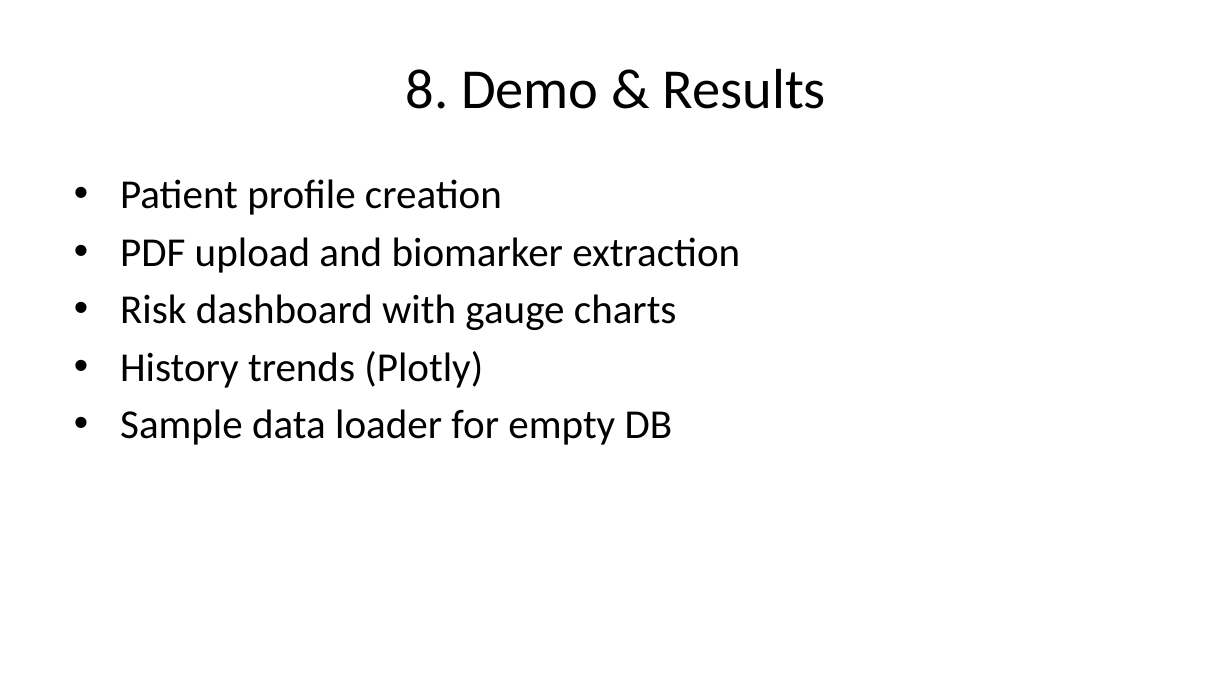
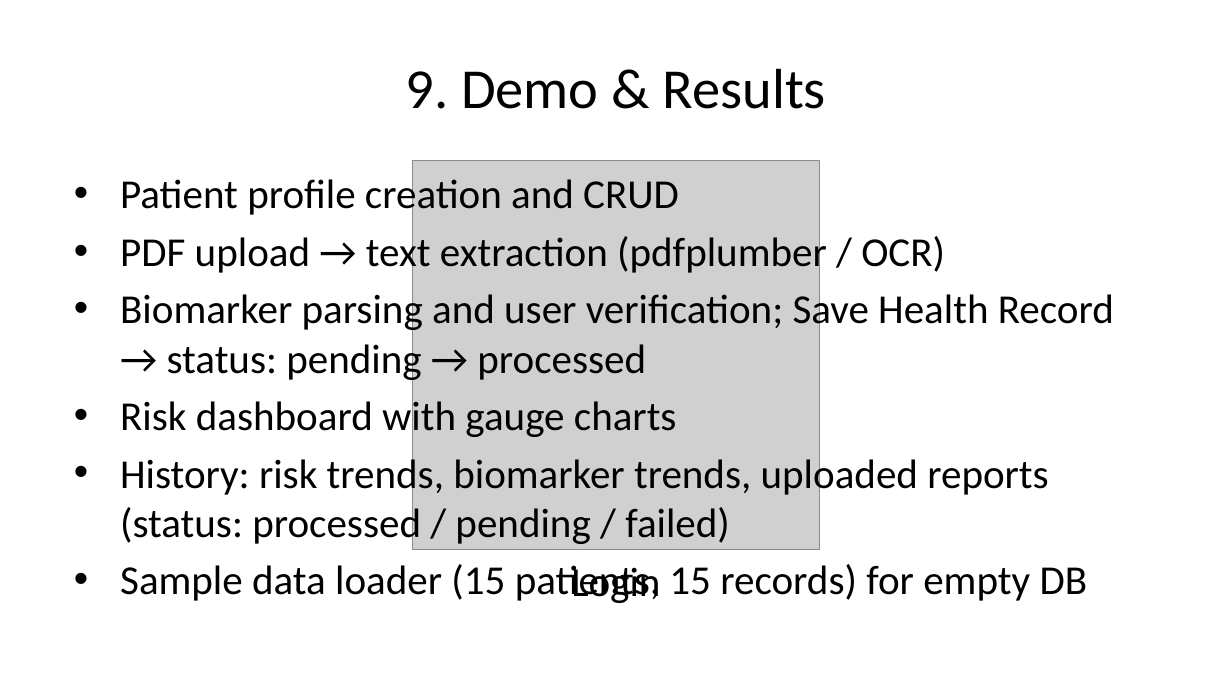
Before and after one commit to itsmehari/MedGuardian, a slide deck: slide 11 of MedGuardian_Presentation.pptx (slide 10 before the commit). Drawn at 1232x693 pixels with LibreOffice and Linux fonts; fonts in the diff are those of the drawing; grey boxes stand for pictures. Boxes give left, top, right and bottom in pixels: in the first picture for what was removed or moved away, otherwise in the second. Text is boxed around its words. In the diff, an @@ line names an element or a change of style, - is before the commit and + after.

```diff
--- a/MedGuardian_Presentation.pptx
+++ b/MedGuardian_Presentation.pptx
@@ title at (406,68,826,109): text changed @@
-8. Demo & Results
+9. Demo & Results
@@ text at (120,175,1114,383): text changed @@
-• Patient profile creation
-• PDF upload and biomarker extraction
+• Patient profile creation and CRUD
+• PDF upload → text extraction (pdfplumber / OCR)
+• Biomarker parsing and user verification; Save Health Record → status: pending → processed
@@ picture added at (413,161,821,549) @@
@@ text at (120,454,1088,603): text changed @@
-• History trends (Plotly)
-• Sample data loader for empty DB
+• History: risk trends, biomarker trends, uploaded reports (status: processed / pending / failed)
+• Sample data loader (15 patients, 15 records) for empty DB
@@ text added at (571,565,660,603), 24 pt, text #000000 @@
+Login
```
Also in this commit, not shown: 8 other slides changed, 2 slides added, 4 other files.
